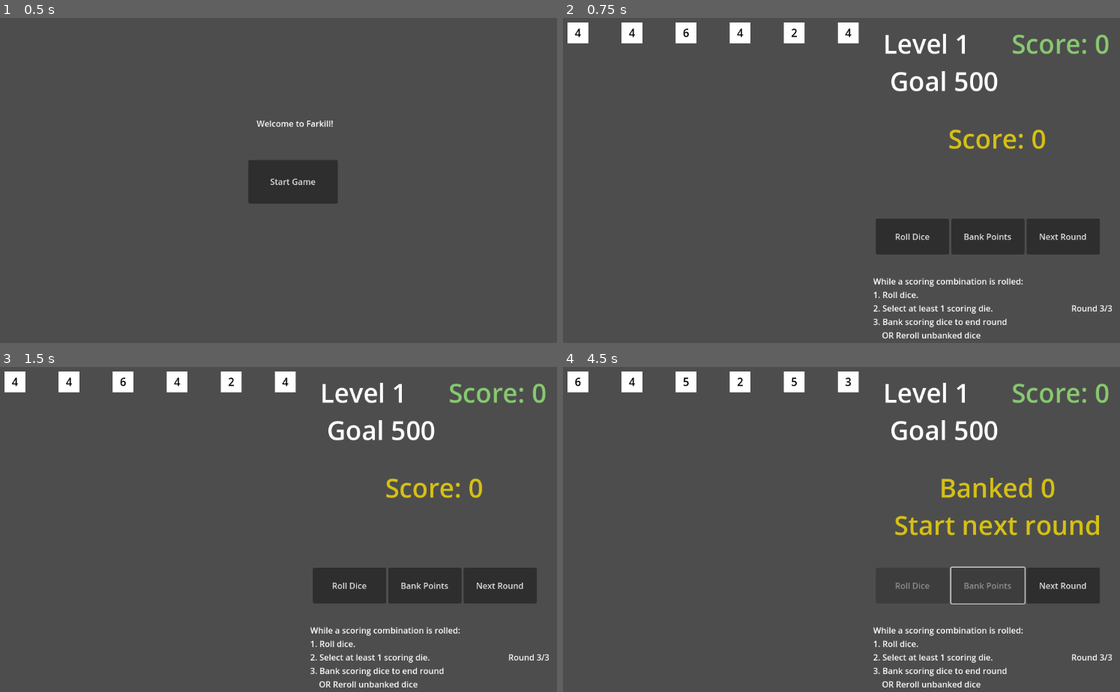
Above: before the commit, frames 1-4 (two rows, left to right).
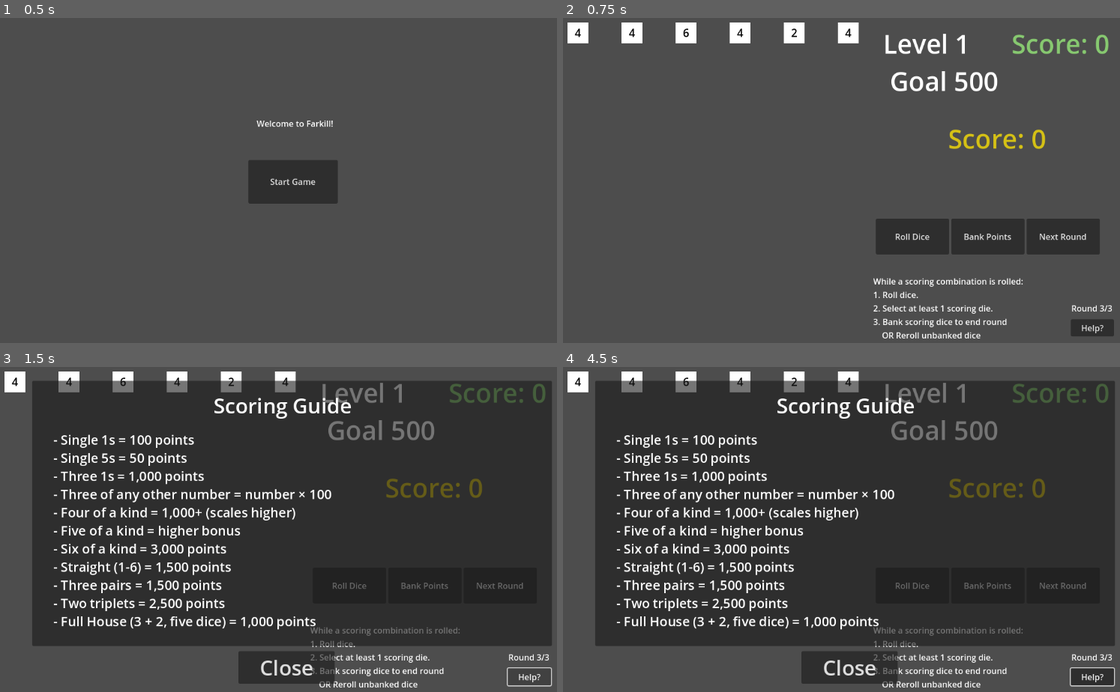
Above: after the commit, the same moments.

Repository: patrickbeekman/farkill
Game: Godot game, scene res://scenes/StartScreen.tscn
The game is run twice, just before and just after one commit, with the same random seed, the same clock (stepped at 60 frames per second) and the same inputs.
Inputs (mouse positions are in pixels of both pictures, inside the frame that each line leads up to):
- Up to frame 1 (0.5 s): no input
- Up to frame 2 (0.75 s): click "Start Game" at 0.5 s
- Up to frame 3 (1.5 s): click (529, 675) at 1.25 s, where only the run after the commit has a clickable "Help?"
- Up to frame 4 (4.5 s): click "Next Round" at 2 s; click "Next Round" at 2.75 s; click "Roll Dice" at 3.5 s; click "Bank Points" at 4.25 s

Frame 1 is identical in both runs. In frame 2, 0.4% of the frame differs, in the area x 91-99%, y 92-98%; in frame 3, 72%; in frame 4, 75%, in the area x 2-100%, y 3-99%.

Commit message:
created and added a help menu screen

Diff:
--- /dev/null
+++ b/HelpMenu.gd
@@ -0,0 +1,9 @@
+extends Control
+
+@onready var close_button = $CloseButton
+
+func _ready():
+	close_button.pressed.connect(_on_close_button_pressed)
+
+func _on_close_button_pressed():
+	visible = false
--- a/Main.gd
+++ b/Main.gd
@@ -3,6 +3,8 @@
 @onready var roll_button = $ActionButtons/RollButton
 @onready var dice_container = $VBoxContainer/RollContainer
 @onready var kept_container = $VBoxContainer/KeptContainer
+
+var help_menu = preload("res://scenes/HelpMenu.tscn").instantiate()
 
 const DIE_SCENE = preload("res://scenes/Die.tscn")
 const NUM_DICE = 6
@@ -17,6 +19,8 @@
 var num_rounds := 3
 
 func _ready():
+	add_child(help_menu)
+	help_menu.visible = false
 	randomize()
 	for i in range(NUM_DICE):
 		var die = DIE_SCENE.instantiate()
@@ -183,3 +187,6 @@
 
 func _on_GameOverButton_pressed():
 	get_tree().change_scene_to_file("res://scenes/StartScreen.tscn")
+
+func _on_HelpButton_pressed():
+	help_menu.visible = true
--- /dev/null
+++ b/scenes/HelpMenu.tscn
@@ -0,0 +1,62 @@
+[gd_scene load_steps=2 format=3 uid="uid://ub0h611ia4ac"]
+
+[ext_resource type="Script" uid="uid://c8nayl4s3hyrc" path="res://HelpMenu.gd" id="1_6vayk"]
+
+[node name="HelpMenu" type="Control"]
+layout_mode = 3
+anchors_preset = 15
+anchor_right = 1.0
+anchor_bottom = 1.0
+offset_right = 423.0
+offset_bottom = 80.0
+grow_horizontal = 2
+grow_vertical = 2
+script = ExtResource("1_6vayk")
+
+[node name="Panel" type="Panel" parent="."]
+layout_mode = 0
+offset_left = 66.0
+offset_top = 44.0
+offset_right = 1066.0
+offset_bottom = 555.0
+
+[node name="Label" type="RichTextLabel" parent="Panel"]
+layout_mode = 0
+offset_left = 41.0
+offset_top = 96.0
+offset_right = 967.0
+offset_bottom = 487.0
+theme_override_font_sizes/normal_font_size = 25
+text = "- Single 1s = 100 points
+- Single 5s = 50 points
+- Three 1s = 1,000 points
+- Three of any other number = number × 100
+- Four of a kind = 1,000+ (scales higher)
+- Five of a kind = higher bonus
+- Six of a kind = 3,000 points
+- Straight (1-6) = 1,500 points
+- Three pairs = 1,500 points
+- Two triplets = 2,500 points
+- Full House (3 + 2, five dice) = 1,000 points"
+
+[node name="Label2" type="Label" parent="Panel"]
+layout_mode = 0
+offset_left = 315.0
+offset_top = 20.0
+offset_right = 650.0
+offset_bottom = 74.0
+theme_override_font_sizes/font_size = 40
+text = "Scoring Guide"
+horizontal_alignment = 1
+vertical_alignment = 1
+
+[node name="CloseButton" type="Button" parent="."]
+layout_mode = 0
+offset_left = 463.0
+offset_top = 565.0
+offset_right = 648.0
+offset_bottom = 628.0
+theme_override_font_sizes/font_size = 40
+text = "Close"
+
+[connection signal="pressed" from="CloseButton" to="." method="_on_close_button_pressed"]
--- a/scenes/Main.tscn
+++ b/scenes/Main.tscn
@@ -4,11 +4,10 @@
 
 [node name="Main" type="Control"]
 layout_mode = 3
-anchors_preset = 15
-anchor_right = 1.0
-anchor_bottom = 1.0
-offset_right = 423.0
-offset_bottom = 81.0
+anchor_right = 1.016
+anchor_bottom = 1.102
+offset_right = 404.568
+offset_bottom = 14.904
 grow_horizontal = 2
 grow_vertical = 2
 script = ExtResource("1_elqb8")
@@ -112,7 +111,16 @@
 3. Bank scoring dice to end round
     OR Reroll unbanked dice"
 
+[node name="HelpButton" type="Button" parent="."]
+layout_mode = 0
+offset_left = 981.0
+offset_top = 598.0
+offset_right = 1064.0
+offset_bottom = 631.0
+text = "Help?"
+
 [connection signal="pressed" from="ActionButtons/RollButton" to="." method="_on_roll_pressed"]
 [connection signal="pressed" from="ActionButtons/BankButton" to="." method="_on_bank_pressed"]
 [connection signal="pressed" from="ActionButtons/NextRound" to="." method="start_round"]
 [connection signal="pressed" from="GameOverButton" to="." method="_on_GameOverButton_pressed"]
+[connection signal="pressed" from="HelpButton" to="." method="_on_HelpButton_pressed"]
Not shown, added: HelpMenu.gd.uid
